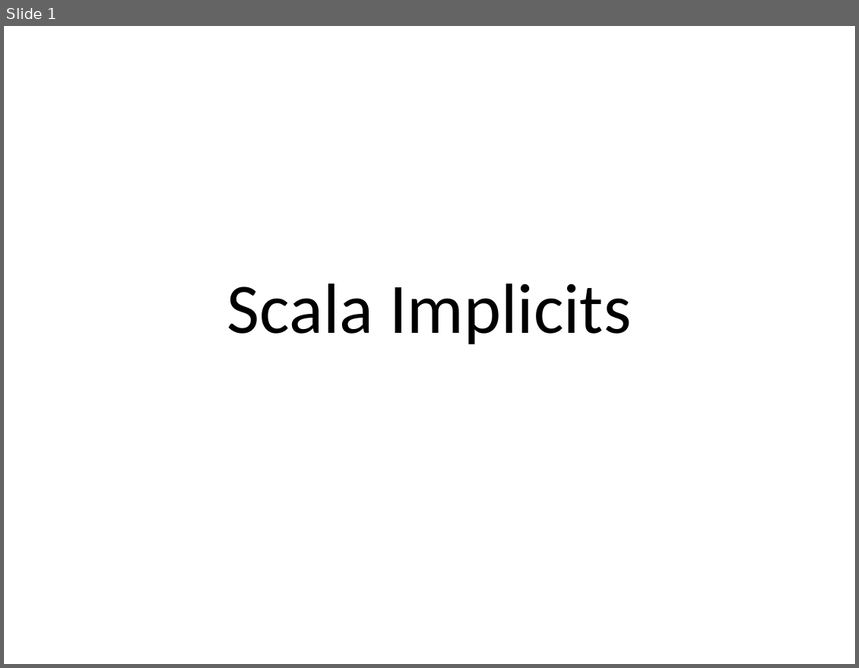
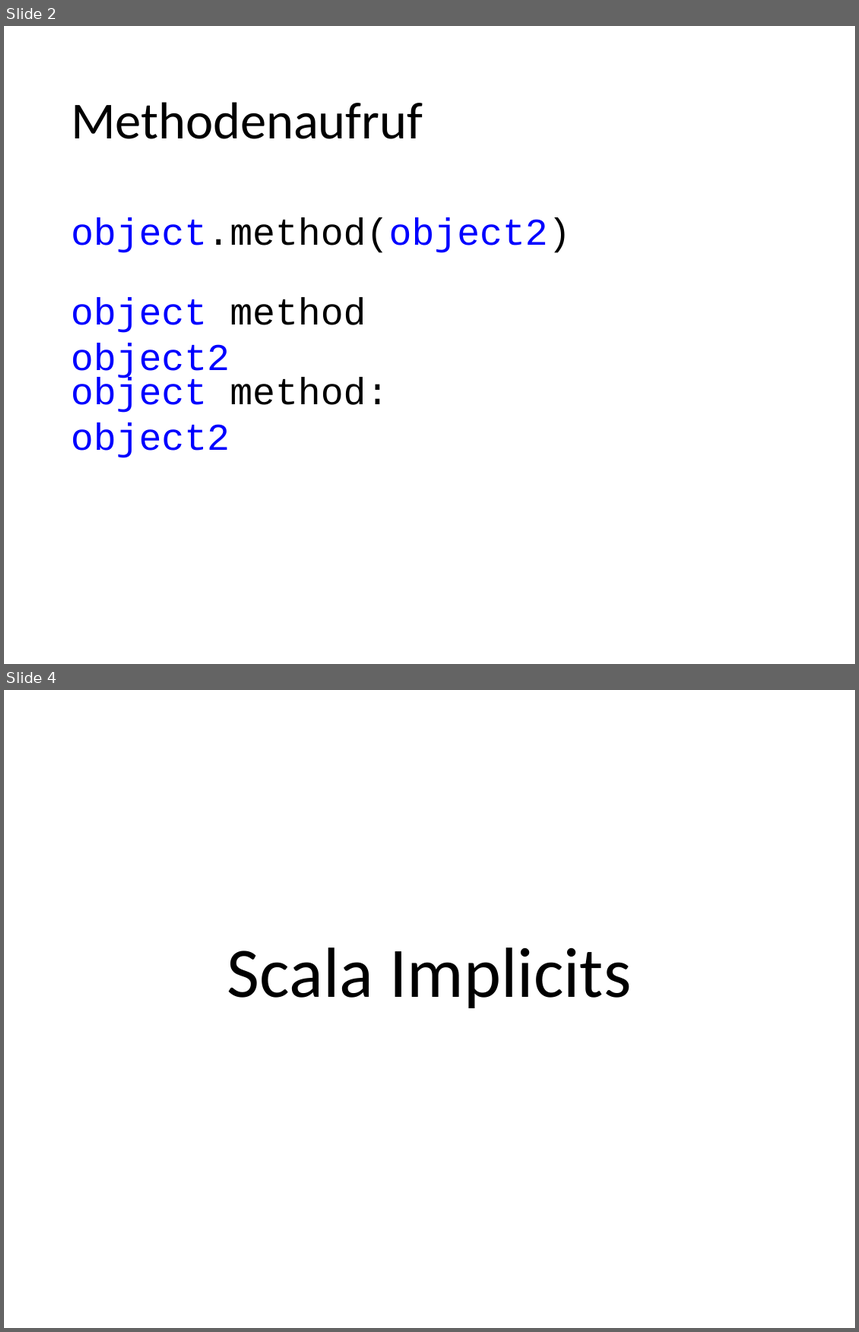
Before and after one commit to blackravendb/ScalaCPLEX, a slide deck: Scala Implicits.pptx. Shown one above the other, each under a label of ours: slide 1 before the commit, slides 2 and 4 after it; the slides between them are not shown. The pictures are 859x668 and 859x1332 pixels, drawn with LibreOffice and Linux fonts; fonts in the diff are those of the drawing. Boxes give left, top, right and bottom in pixels: in the first picture for what was removed or moved away, otherwise in the second. Text is boxed around its words. In the diff, an @@ line names an element or a change of style, - is before the commit and + after.

```diff
--- a/Scala Implicits.pptx
+++ b/Scala Implicits.pptx
@@ slide 2 added at bbox=[4, 26, 855, 664], background #FFFFFF @@
@@ title added at bbox=[71, 102, 423, 139], 44 pt, text #000000 @@
+Methodenaufruf
@@ text added at bbox=[71, 218, 571, 253], 32 pt, text #0000FF @@
+object.method(object2)
@@ text added at bbox=[71, 297, 366, 381], 32 pt, text #0000FF @@
+object method object2
@@ text added at bbox=[71, 377, 389, 458], 32 pt, text #0000FF @@
+object method: object2
@@ what was slide 1 is now slide 4 @@
```
Also in this commit, not shown: 2 other slides added, 6 other files.
